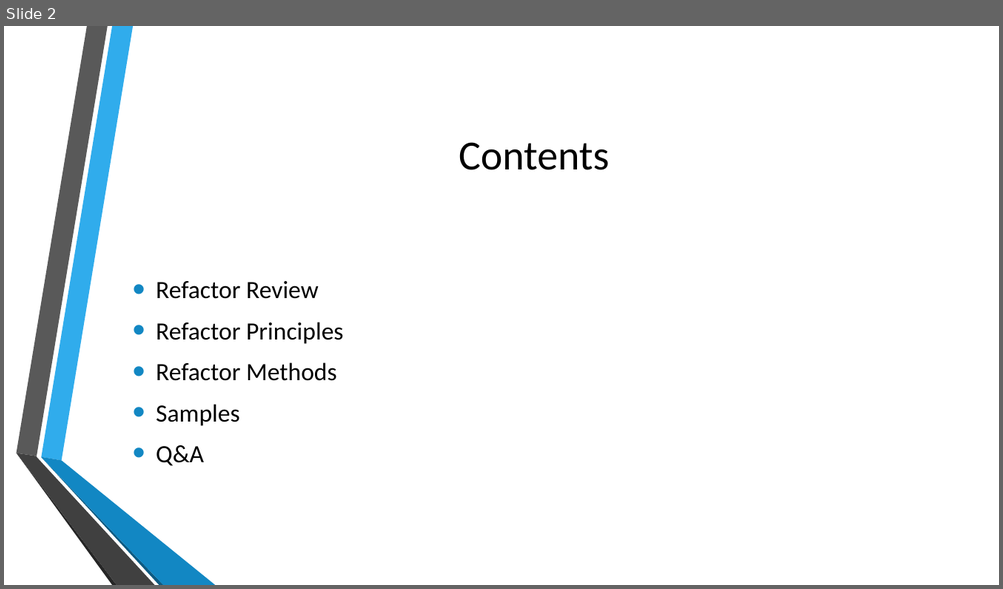
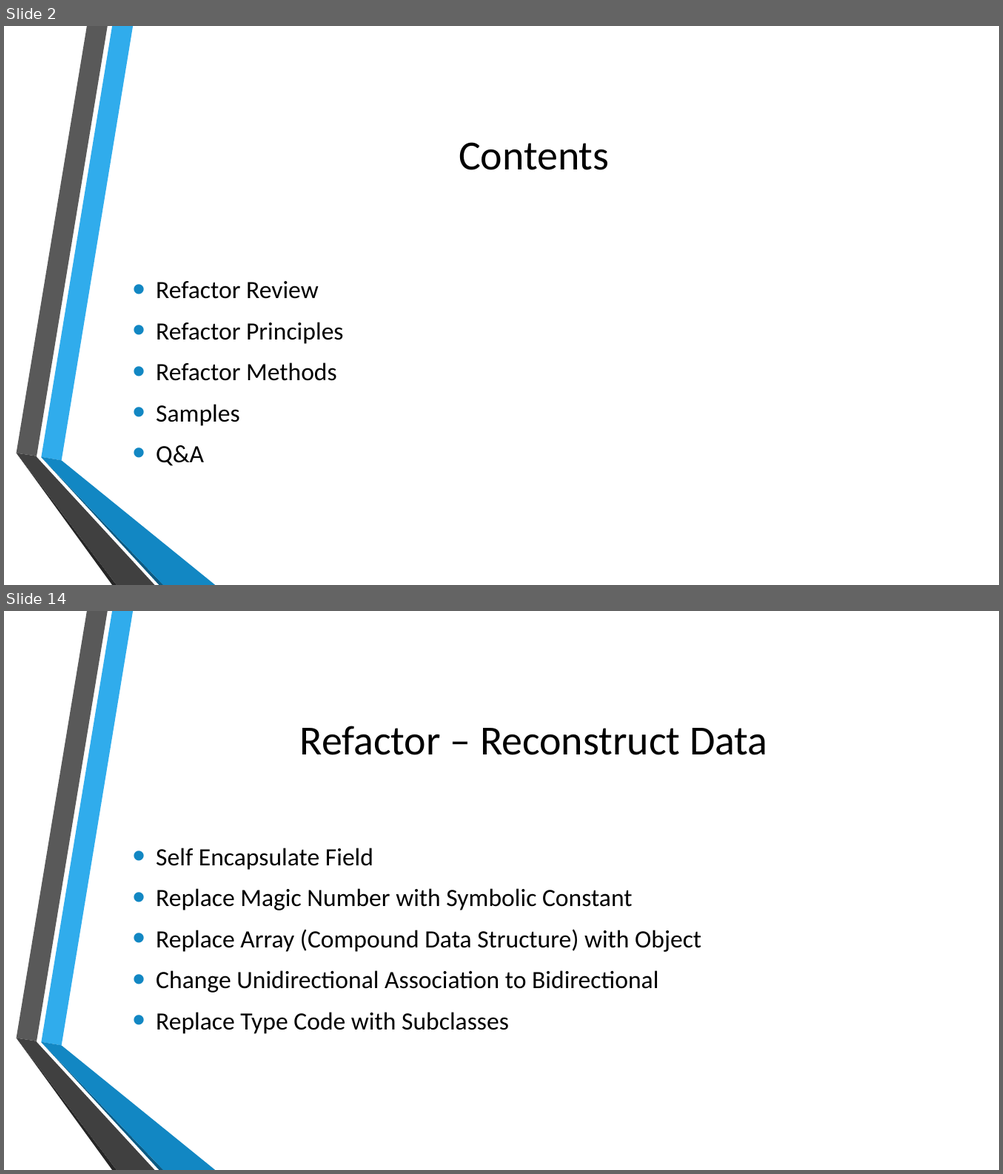
Before and after one commit to zhangyun/sharings, a slide deck: Refactoring - Java/Refactoring.pptx. Shown one above the other, each under a label of ours: slide 2 before the commit, slides 2 and 14 after it; the slides between them are not shown. The pictures are 1003x589 and 1003x1174 pixels, drawn with LibreOffice and Linux fonts; fonts in the diff are those of the drawing; background and template pictures are left out. Boxes give left, top, right and bottom in pixels: in the first picture for what was removed or moved away, otherwise in the second. Text is boxed around its words. In the diff, an @@ line names an element or a change of style, - is before the commit and + after.

Commit message:
New version of refactoring - java

```diff
--- a/Refactoring - Java/Refactoring.pptx
+++ b/Refactoring - Java/Refactoring.pptx
@@ slide 14 added at bbox=[4, 611, 999, 1170], background picture (left out); not listed: 6 template elements that a slide beside it also shows @@
@@ title added at bbox=[300, 726, 768, 755], 40 pt, text #000000 @@
+Refactor – Reconstruct Data
@@ text added at bbox=[156, 848, 701, 1034], 24 pt, text #000000 @@
+• Self Encapsulate Field
+• Replace Magic Number with Symbolic Constant
+• Replace Array (Compound Data Structure) with Object
+• Change Unidirectional Association to Bidirectional
+• Replace Type Code with Subclasses
```
Also in this commit, not shown: 1 slide changed, 11 other slides added, 2 slides removed.
